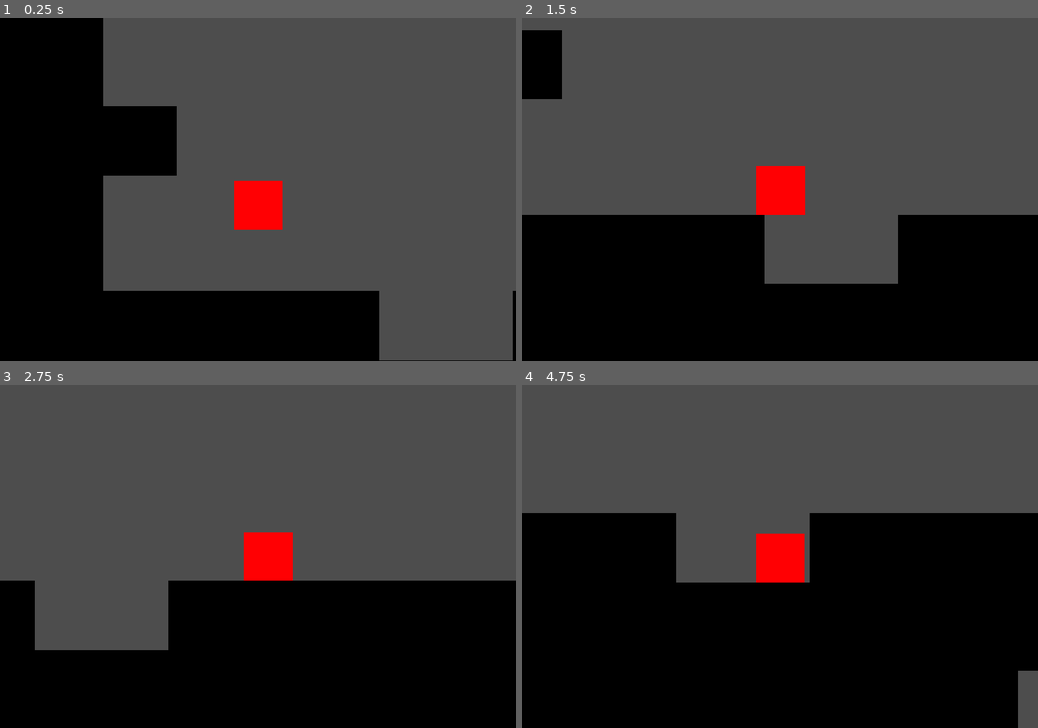
Above: before the commit, frames 1-4 (two rows, left to right).
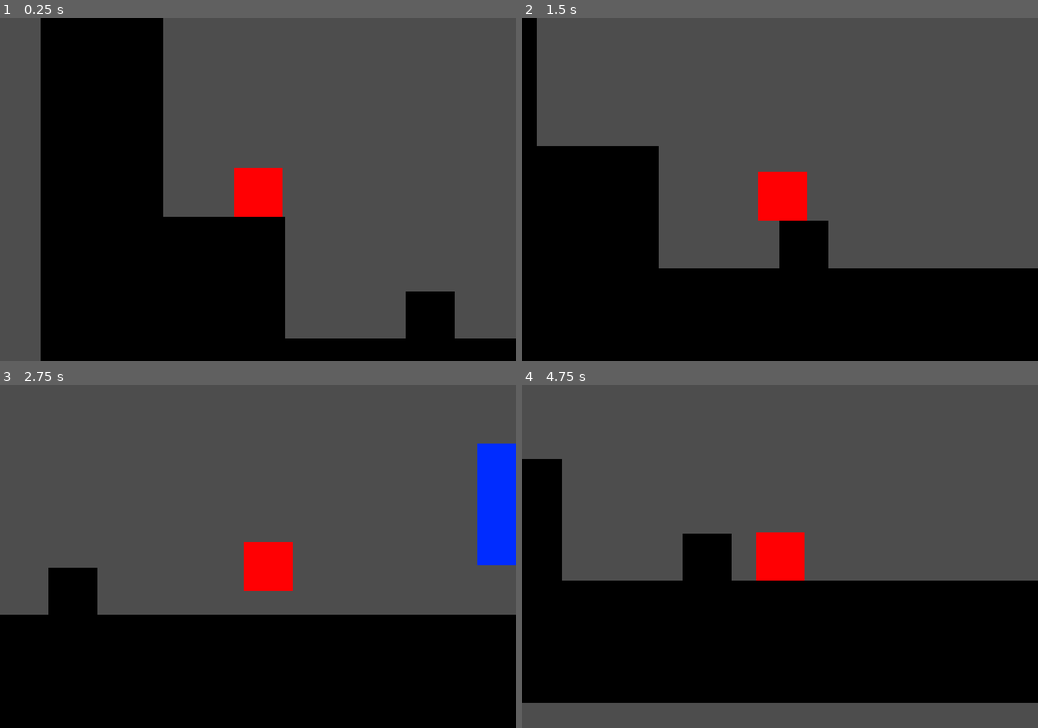
Above: after the commit, the same moments.

Repository: squidistaken/the-right-move
Game: Godot game, scene res://Scenes/Graybox.tscn
Same seed, same stepped clock (60 frames per second), same inputs: the game is played once before the commit and once after it.
Inputs (mouse positions are in pixels of both pictures, inside the frame that each line leads up to):
- Up to frame 1 (0.25 s): no input
- Up to frame 2 (1.5 s): tap Enter at 0.5 s; move the mouse to (893, 172) at 0.52 s; hold Right (move_right) 0.53-1.25 s; tap Z (action) at 0.6 s; click (893, 172) at 0.67 s; tap Up (jump) at 0.77 s; drag from (676, 206) to (754, 258) at 1.27 s
- Up to frame 3 (2.75 s): tap Space at 2 s; move the mouse to (309, 481) at 2.02 s; hold Right (move_right) from 2.03 s (still down); tap X (dash) at 2.1 s; tap Z (action) at 2.3 s
- Up to frame 4 (4.75 s): release Right (move_right) at 2.75 s; drag from (754, 625) to (625, 505) at 2.77 s; tap Enter at 3.5 s; move the mouse to (934, 607) at 3.52 s; hold Left (move_left) 3.53-4.25 s; tap Q at 3.6 s; tap Up (jump) at 3.77 s; tap Z (action) at 3.8 s; drag from (625, 505) to (702, 470) at 4.27 s

The runs differ from the first frame. In frame 1, 26% of the frame differs, in the area x 0-100%, y 0-100%; in frame 2, 17%; in frame 3, 14%; in frame 4, 23%.

Commit message:
add: destroyables

Diff:
--- a/MetSysSettings.tres
+++ b/MetSysSettings.tres
@@ -7,5 +7,5 @@
 script = ExtResource("1_08cyk")
 theme = ExtResource("2_cilpt")
 map_root_folder = "res://"
-in_game_cell_size = Vector2(1152, 648)
+in_game_cell_size = Vector2(1000, 1000)
 collectible_list = Array[Dictionary]([])
--- a/Scenes/Graybox.tscn
+++ b/Scenes/Graybox.tscn
@@ -1,66 +1,108 @@
-[gd_scene load_steps=4 format=3 uid="uid://bksfta1j11vom"]
+[gd_scene load_steps=8 format=3 uid="uid://bksfta1j11vom"]
 
 [ext_resource type="Texture2D" uid="uid://c63yt6dxgsho0" path="res://Assets/FloorTemporary.png" id="1_a82e0"]
-[ext_resource type="PackedScene" uid="uid://c0osqpvnccpkw" path="res://Scenes/player.tscn" id="1_p88k1"]
+[ext_resource type="PackedScene" uid="uid://c0osqpvnccpkw" path="res://Scenes/Player.tscn" id="1_p88k1"]
+[ext_resource type="Texture2D" uid="uid://cbye7271aq7k6" path="res://Assets/DestroyableTemporary.png" id="3_svtk0"]
+[ext_resource type="Script" path="res://Scripts/Destroyable.gd" id="3_wo0ni"]
 
 [sub_resource type="RectangleShape2D" id="RectangleShape2D_3m1vw"]
 size = Vector2(256, 256)
 
+[sub_resource type="RectangleShape2D" id="RectangleShape2D_jw6mv"]
+size = Vector2(256, 256)
+
+[sub_resource type="RectangleShape2D" id="RectangleShape2D_u60ms"]
+size = Vector2(320, 320)
+
 [node name="Node2D" type="Node2D"]
 
 [node name="Player" parent="." instance=ExtResource("1_p88k1")]
-position = Vector2(367, 218)
+position = Vector2(-632, -176)
+scale = Vector2(0.4, 0.4)
+collision_mask = 3
+
+[node name="Environment" type="Node2D" parent="."]
+position = Vector2(-16, 168)
+
+[node name="Walls" type="Node" parent="Environment"]
+
+[node name="Wall01" type="StaticBody2D" parent="Environment/Walls"]
+position = Vector2(0, 320)
+scale = Vector2(8.5, 1)
+
+[node name="WallCollision" type="CollisionShape2D" parent="Environment/Walls/Wall01"]
+shape = SubResource("RectangleShape2D_3m1vw")
+
+[node name="WallSprite" type="Sprite2D" parent="Environment/Walls/Wall01"]
+texture = ExtResource("1_a82e0")
+
+[node name="Wall02" type="StaticBody2D" parent="Environment/Walls"]
+position = Vector2(-960, -896)
+rotation = -1.57079
+scale = Vector2(8.5, 1)
+
+[node name="WallCollision" type="CollisionShape2D" parent="Environment/Walls/Wall02"]
+shape = SubResource("RectangleShape2D_3m1vw")
+
+[node name="WallSprite" type="Sprite2D" parent="Environment/Walls/Wall02"]
+texture = ExtResource("1_a82e0")
+
+[node name="Wall03" type="StaticBody2D" parent="Environment/Walls"]
+position = Vector2(-704, 64)
+rotation = -1.57079
+
+[node name="WallCollision" type="CollisionShape2D" parent="Environment/Walls/Wall03"]
+shape = SubResource("RectangleShape2D_3m1vw")
+
+[node name="WallSprite" type="Sprite2D" parent="Environment/Walls/Wall03"]
+texture = ExtResource("1_a82e0")
+
+[node name="Wall04" type="StaticBody2D" parent="Environment/Walls"]
+position = Vector2(-272, 144)
+rotation = -1.57079
 scale = Vector2(0.4, 0.4)
 
-[node name="Wall" type="Node2D" parent="."]
-
-[node name="StaticBody2D" type="StaticBody2D" parent="Wall"]
-position = Vector2(-416, 680)
-scale = Vector2(8.09382, 1.28836)
-
-[node name="CollisionShape2D" type="CollisionShape2D" parent="Wall/StaticBody2D"]
+[node name="WallCollision" type="CollisionShape2D" parent="Environment/Walls/Wall04"]
 shape = SubResource("RectangleShape2D_3m1vw")
 
-[node name="Sprite2D" type="Sprite2D" parent="Wall/StaticBody2D"]
+[node name="WallSprite" type="Sprite2D" parent="Environment/Walls/Wall04"]
 texture = ExtResource("1_a82e0")
 
-[node name="StaticBody2D5" type="StaticBody2D" parent="Wall"]
-position = Vector2(-840, 200)
-scale = Vector2(8.09382, 0.568361)
+[node name="Destroyables" type="Node" parent="Environment"]
 
-[node name="CollisionShape2D" type="CollisionShape2D" parent="Wall/StaticBody2D5"]
-shape = SubResource("RectangleShape2D_3m1vw")
+[node name="Destroyable01" type="StaticBody2D" parent="Environment/Destroyables"]
+position = Vector2(304, 56)
+collision_layer = 2
+script = ExtResource("3_wo0ni")
 
-[node name="Sprite2D" type="Sprite2D" parent="Wall/StaticBody2D5"]
-texture = ExtResource("1_a82e0")
+[node name="DestroyableCollisionWall" type="CollisionShape2D" parent="Environment/Destroyables/Destroyable01"]
+shape = SubResource("RectangleShape2D_jw6mv")
 
-[node name="StaticBody2D3" type="StaticBody2D" parent="Wall"]
-position = Vector2(300, 825)
-scale = Vector2(8.09382, 1.28836)
+[node name="DestroyableArea" type="Area2D" parent="Environment/Destroyables/Destroyable01"]
 
-[node name="CollisionShape2D" type="CollisionShape2D" parent="Wall/StaticBody2D3"]
-shape = SubResource("RectangleShape2D_3m1vw")
+[node name="DestroyableAreaCollision" type="CollisionShape2D" parent="Environment/Destroyables/Destroyable01/DestroyableArea"]
+shape = SubResource("RectangleShape2D_u60ms")
 
-[node name="Sprite2D" type="Sprite2D" parent="Wall/StaticBody2D3"]
-texture = ExtResource("1_a82e0")
+[node name="DestroyableSprite" type="Sprite2D" parent="Environment/Destroyables/Destroyable01"]
+texture = ExtResource("3_svtk0")
 
-[node name="StaticBody2D4" type="StaticBody2D" parent="Wall"]
-position = Vector2(1936, 680)
-scale = Vector2(8.09382, 1.28836)
+[node name="Destroyable02" type="StaticBody2D" parent="Environment/Destroyables"]
+position = Vector2(704, -40)
+collision_layer = 2
+script = ExtResource("3_wo0ni")
 
-[node name="CollisionShape2D" type="CollisionShape2D" parent="Wall/StaticBody2D4"]
-shape = SubResource("RectangleShape2D_3m1vw")
+[node name="DestroyableCollisionWall" type="CollisionShape2D" parent="Environment/Destroyables/Destroyable02"]
+shape = SubResource("RectangleShape2D_jw6mv")
 
-[node name="Sprite2D" type="Sprite2D" parent="Wall/StaticBody2D4"]
-texture = ExtResource("1_a82e0")
+[node name="DestroyableArea" type="Area2D" parent="Environment/Destroyables/Destroyable02"]
 
-[node name="StaticBody2D2" type="StaticBody2D" parent="Wall"]
-position = Vector2(-123, 384)
-rotation = 1.5708
-scale = Vector2(4.41382, 1.28836)
+[node name="DestroyableAreaCollision" type="CollisionShape2D" parent="Environment/Destroyables/Destroyable02/DestroyableArea"]
+shape = SubResource("RectangleShape2D_u60ms")
 
-[node name="CollisionShape2D" type="CollisionShape2D" parent="Wall/StaticBody2D2"]
-shape = SubResource("RectangleShape2D_3m1vw")
+[node name="DestroyableSprite" type="Sprite2D" parent="Environment/Destroyables/Destroyable02"]
+texture = ExtResource("3_svtk0")
 
-[node name="Sprite2D" type="Sprite2D" parent="Wall/StaticBody2D2"]
-texture = ExtResource("1_a82e0")
+[connection signal="body_entered" from="Environment/Destroyables/Destroyable01/DestroyableArea" to="Environment/Destroyables/Destroyable01" method="_on_destroyable_area_body_entered"]
+[connection signal="body_exited" from="Environment/Destroyables/Destroyable01/DestroyableArea" to="Environment/Destroyables/Destroyable01" method="_on_destroyable_area_body_exited"]
+[connection signal="body_entered" from="Environment/Destroyables/Destroyable02/DestroyableArea" to="Environment/Destroyables/Destroyable02" method="_on_destroyable_area_body_entered"]
+[connection signal="body_exited" from="Environment/Destroyables/Destroyable02/DestroyableArea" to="Environment/Destroyables/Destroyable02" method="_on_destroyable_area_body_exited"]
--- a/Scenes/player.tscn
+++ b/Scenes/player.tscn
@@ -7,6 +7,7 @@
 size = Vector2(256, 256)
 
 [node name="Player" type="CharacterBody2D"]
+scale = Vector2(0.5, 0.5)
 script = ExtResource("1_4uj84")
 
 [node name="PlayerCollision" type="CollisionShape2D" parent="."]
@@ -15,7 +16,7 @@
 [node name="PlayerSprite" type="Sprite2D" parent="."]
 texture = ExtResource("2_ndvh7")
 
-[node name="Camera2D" type="Camera2D" parent="."]
+[node name="PlayerCamera" type="Camera2D" parent="."]
 position_smoothing_enabled = true
 position_smoothing_speed = 15.0
 
--- /dev/null
+++ b/Scripts/Destroyable.gd
@@ -0,0 +1,17 @@
+extends Node
+
+var can_action = false
+
+# Called every frame. 'delta' is the elapsed time since the previous frame.
+func _process(delta):
+	if can_action == true:
+		if Input.is_action_just_pressed("action"):
+			queue_free()
+
+
+func _on_destroyable_area_body_entered(body):
+	can_action = true
+
+
+func _on_destroyable_area_body_exited(body):
+	can_action = false
Binary file added: Assets/DestroyableTemporary.png
Not shown, added: Assets/DestroyableTemporary.png.import
Not shown, changed: MapData.txt
Not shown, added: Assets/DestroyableTemporary.clip
